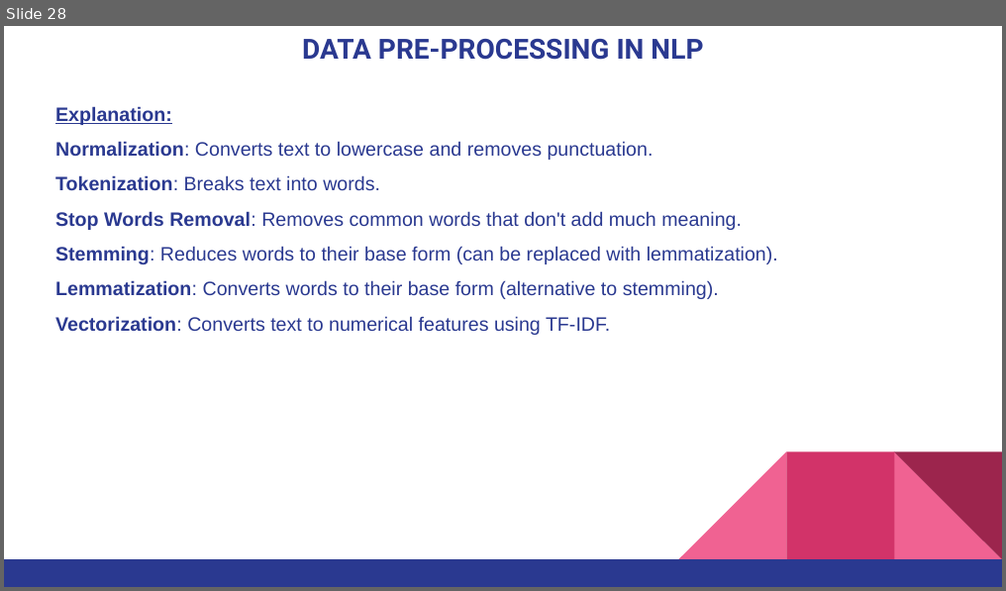
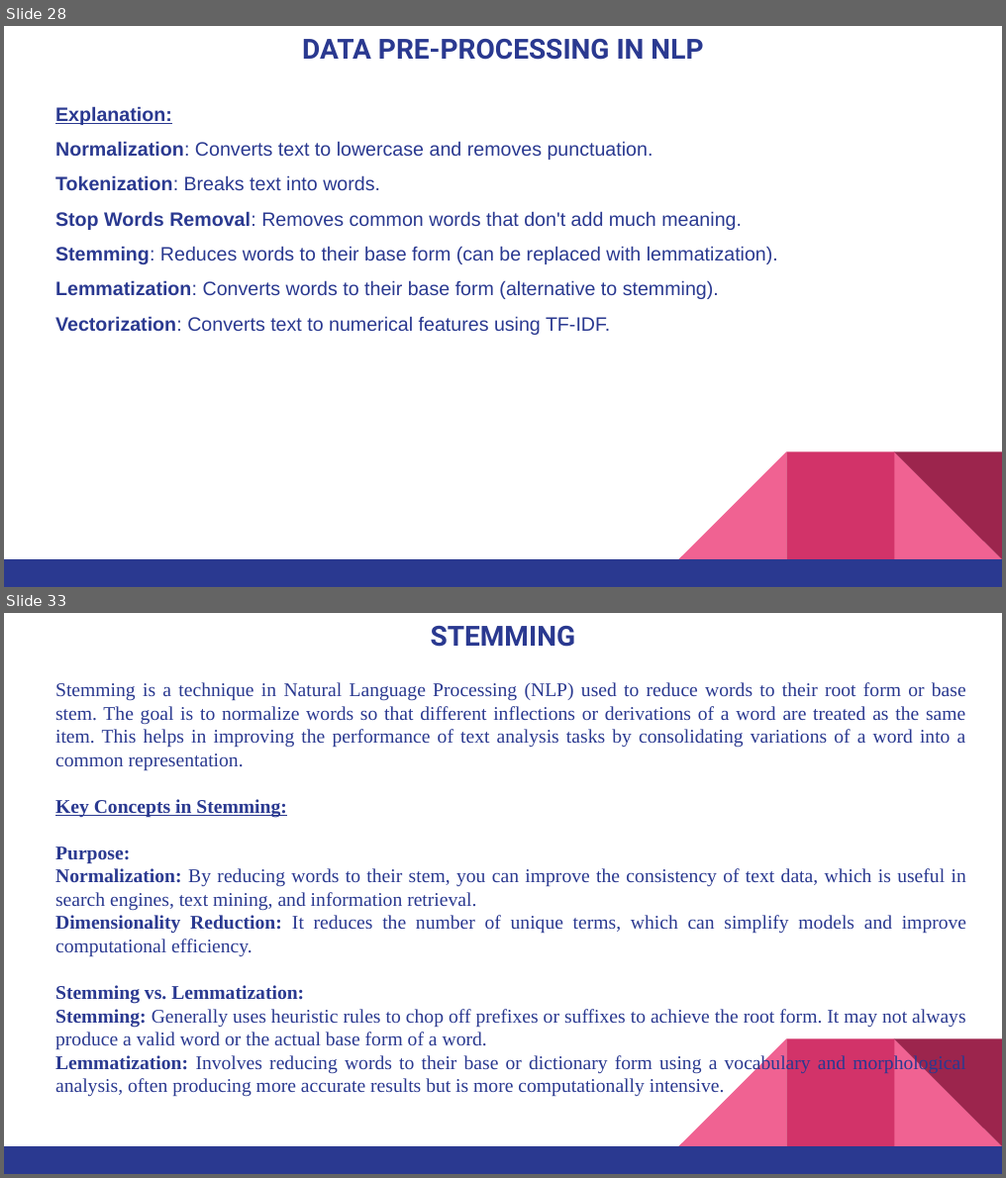
Before and after one commit to pnytrainingrepo/artificial-intelligence, a slide deck: AI-NLP.pptx. Shown one above the other, each under a label of ours: slide 28 before the commit, slides 28 and 33 after it; the slides between them are not shown. The pictures are 1006x591 and 1006x1178 pixels, drawn with LibreOffice and Linux fonts; fonts in the diff are those of the drawing. Boxes give left, top, right and bottom in pixels: in the first picture for what was removed or moved away, otherwise in the second. Text is boxed around its words. In the diff, an @@ line names an element or a change of style, - is before the commit and + after.

```diff
--- a/AI-NLP.pptx
+++ b/AI-NLP.pptx
@@ slide 33 added at bbox=[4, 613, 1002, 1174], background #FFFFFF; not listed: 5 template elements that a slide beside it also shows @@
@@ title added at bbox=[431, 626, 576, 647], 20 pt, text #2A3990, bold @@
+STEMMING
@@ text added at bbox=[55, 682, 966, 1097], 14 pt, text #2A3990 @@
+Stemming is a technique in Natural Language Processing (NLP) used to reduce words to their root form or base stem. The goal is to normalize words so that different inflections or derivations of a word are treated as the same item. This helps in improving the performance of text analysis tasks by consolidating variations of a word into a common representation.
+Key Concepts in Stemming:
+Purpose:
+  Normalization: By reducing words to their stem, you can improve the consistency of text data, which is useful in search engines, text mining, and information retrieval.
+  Dimensionality Reduction: It reduces the number of unique terms, which can simplify models and improve computational efficiency.
+Stemming vs. Lemmatization:
+  Stemming: Generally uses heuristic rules to chop off prefixes or suffixes to achieve the root form. It may not always produce a valid word or the actual base form of a word.
+  Lemmatization: Involves reducing words to their base or dictionary form using a vocabulary and morphological analysis, often producing more accurate results but is more computationally intensive.
```
Also in this commit, not shown: 1 slide changed, 5 other slides added, 9 other files.
